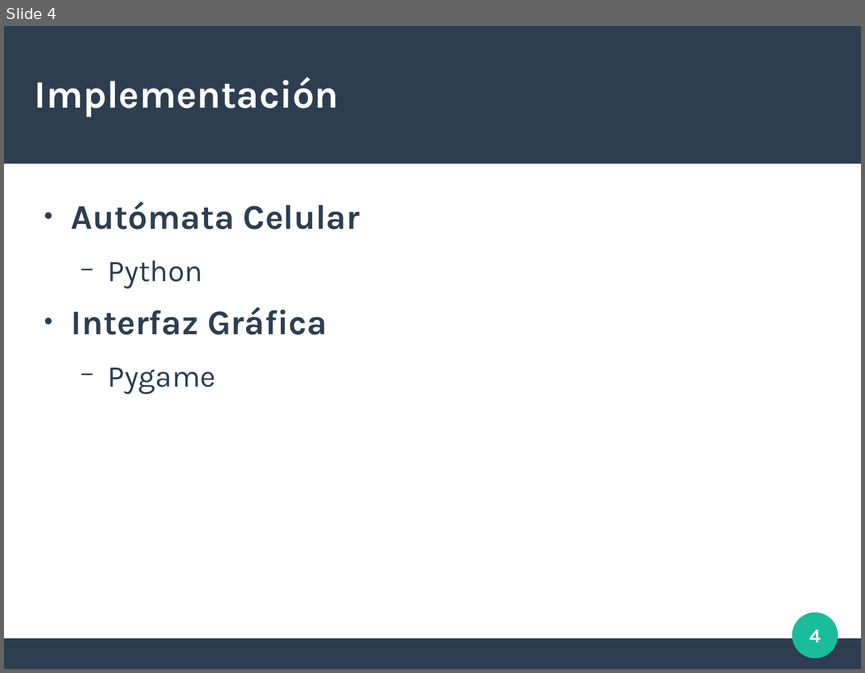
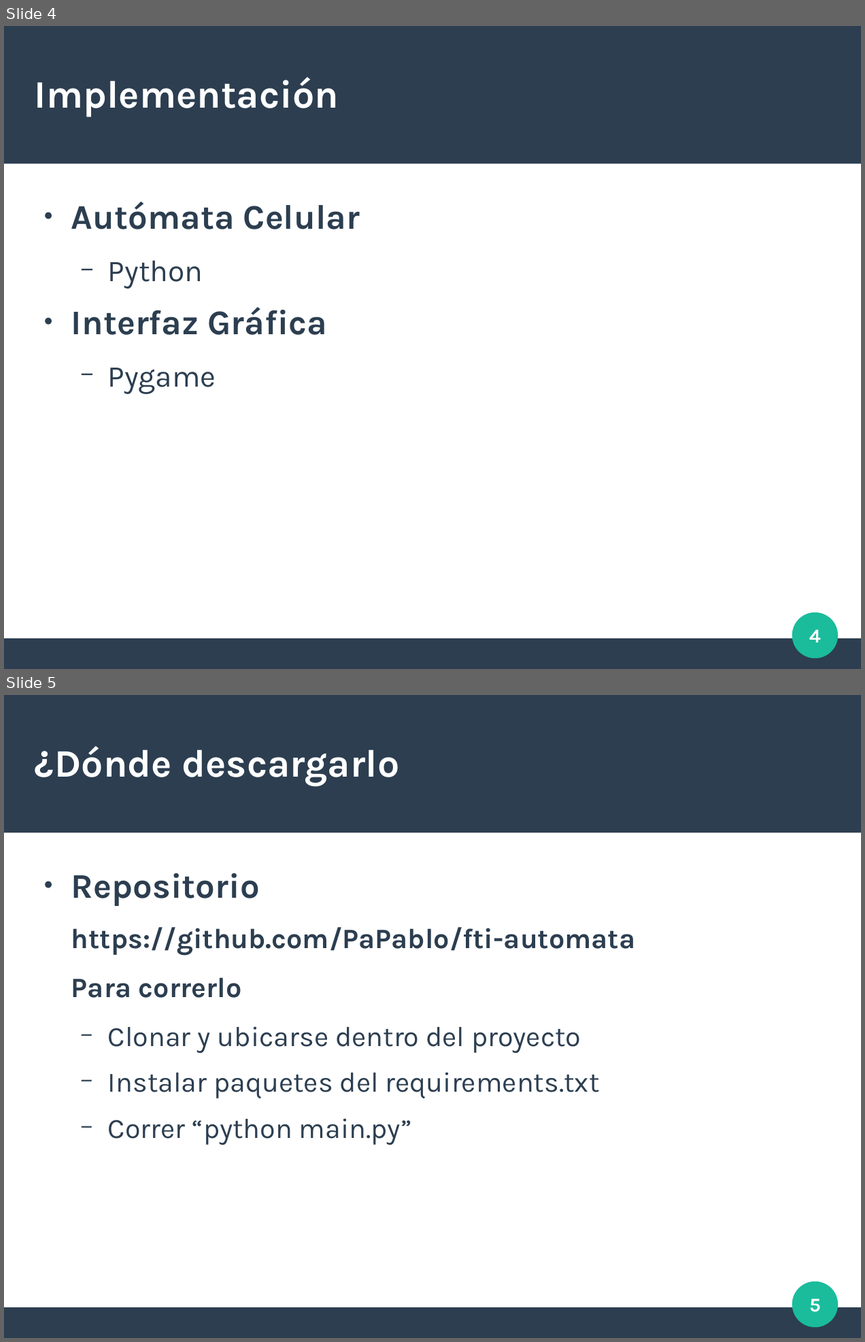
Before and after one commit to PaPablo/fti-automata, a slide deck: presentacion/presentacion-final.odp. Shown one above the other, each under a label of ours: slide 4 before the commit, slides 4 and 5 after it. The pictures are 865x673 and 865x1342 pixels, drawn with LibreOffice and Linux fonts; fonts in the diff are those of the drawing. Boxes give left, top, right and bottom in pixels: in the first picture for what was removed or moved away, otherwise in the second. Text is boxed around its words. In the diff, an @@ line names an element or a change of style, - is before the commit and + after.

Commit message:
presentacion

```diff
--- a/presentacion/presentacion-final.odp
+++ b/presentacion/presentacion-final.odp
@@ slide 5 added at [4, 695, 861, 1338], background #FFFFFF; not listed: 3 template elements that a slide beside it also shows @@
@@ title added at [35, 746, 400, 786], 36 pt, text #FFFFFF, bold @@
+¿Dónde descargarlo
@@ text added at [71, 873, 635, 1144], 26 pt, text #2C3E50 @@
+● Repositorio
+https://github.com/PaPablo/fti-automata
+Para correrlo
+  − Clonar y ubicarse dentro del proyecto
+  − Instalar paquetes del requirements.txt
+  − Correr “python main.py”
@@ page number added at [809, 1298, 821, 1312], 18 pt, text #FFFFFF, bold @@
+5
```
Also in this commit, not shown: 1 other slide added.
